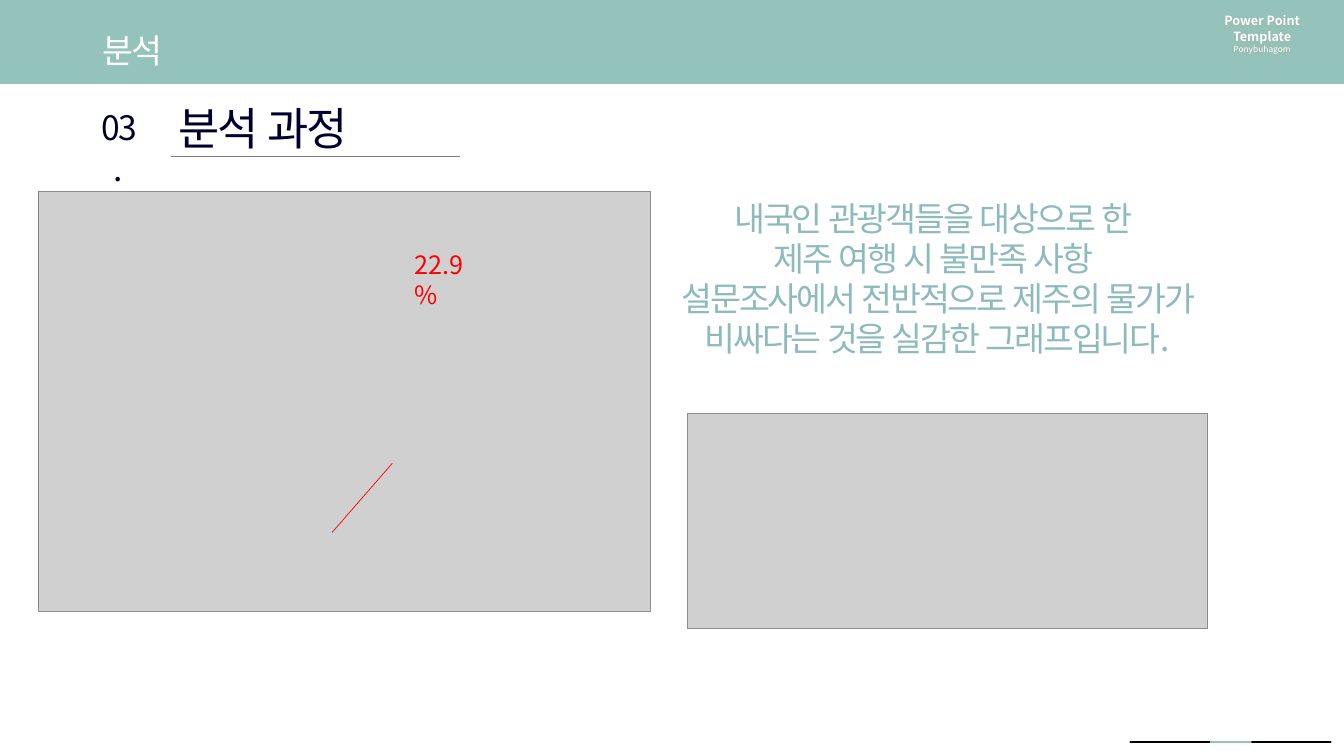
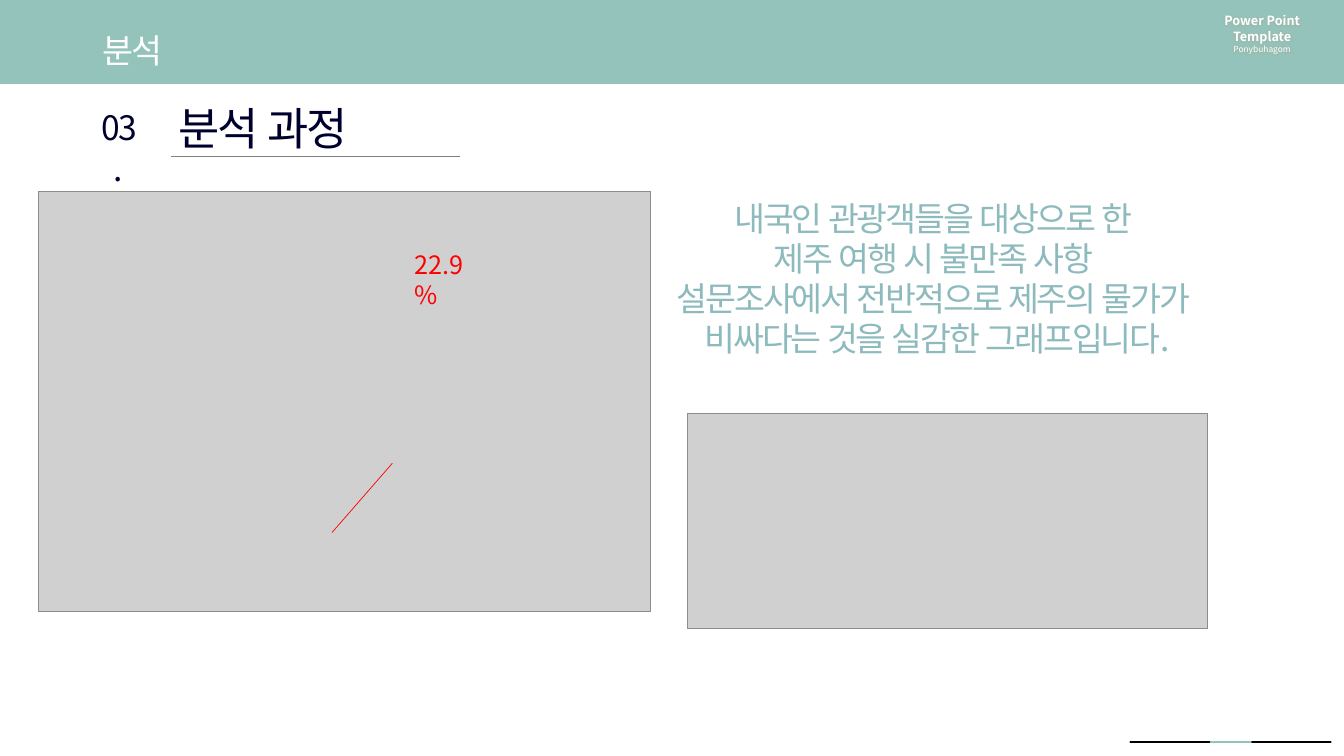
Before and after one commit to so-jeong0127/6-project, a slide deck: slide 13 of 6조 최종 PPT.pptx. Drawn at 1344x756 pixels with LibreOffice and Linux fonts; fonts in the diff are those of the drawing; grey boxes stand for pictures. Boxes give left, top, right and bottom in pixels: in the first picture for what was removed or moved away, otherwise in the second. Text is boxed around its words. In the diff, an @@ line names an element or a change of style, - is before the commit and + after.

```diff
--- a/6조 최종 PPT.pptx
+++ b/6조 최종 PPT.pptx
@@ text at <box>677,283,1191,354</box>: text changed @@
-설문조사에서 전반적으로 제주의 물가가 비싸다는 것을 실감한 그래프입니다.
+설문조사에서 전반적으로 제주의 물가가
+비싸다는 것을 실감한 그래프입니다.
```
Also in this commit, not shown: 1 other slide changed, 2 slides added.
